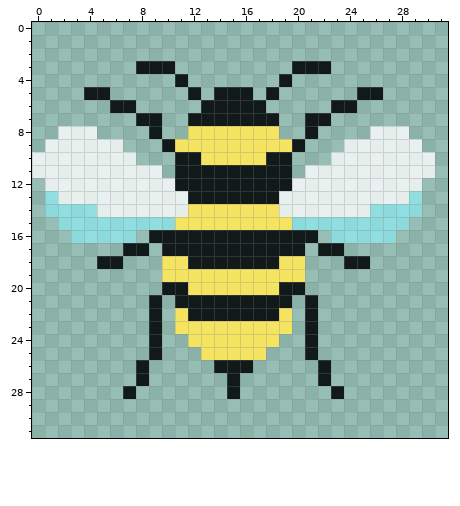
Pixel-art sprite: assets/sprites/bee.png. Above, as it was before the edit.
The file is 32x32 pixels. The old version is drawn lined up with the new one.
Now the later version:
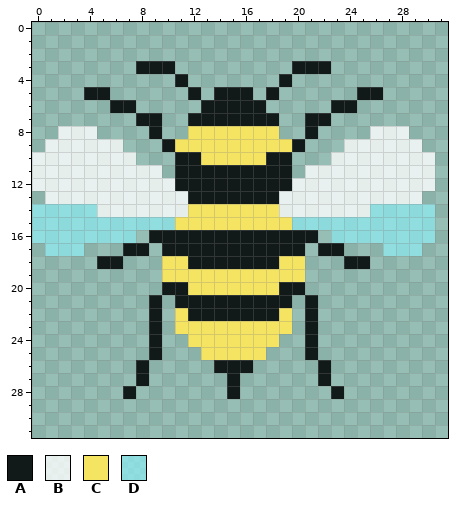
Palette (. is transparent): A #111a19  B #fefefeca  C #f5e362  D #8dedf4ab
Changes in this commit:
whole drawing moved by +0,-2 (the old picture is shown already moved)
y 12: x 0 . -> B; x 30 . -> B
y 13: x 1 D -> B; x 29 D -> B
y 14: x 0 . -> D; x 30 . -> D
y 15: x 0..1 .. -> DD; x 29..30 .. -> DD
y 16: x 0..2 ... -> DDD; x 28..30 ... -> DDD
y 17: x 1..3 ... -> DDD; x 27..29 ... -> DDD
